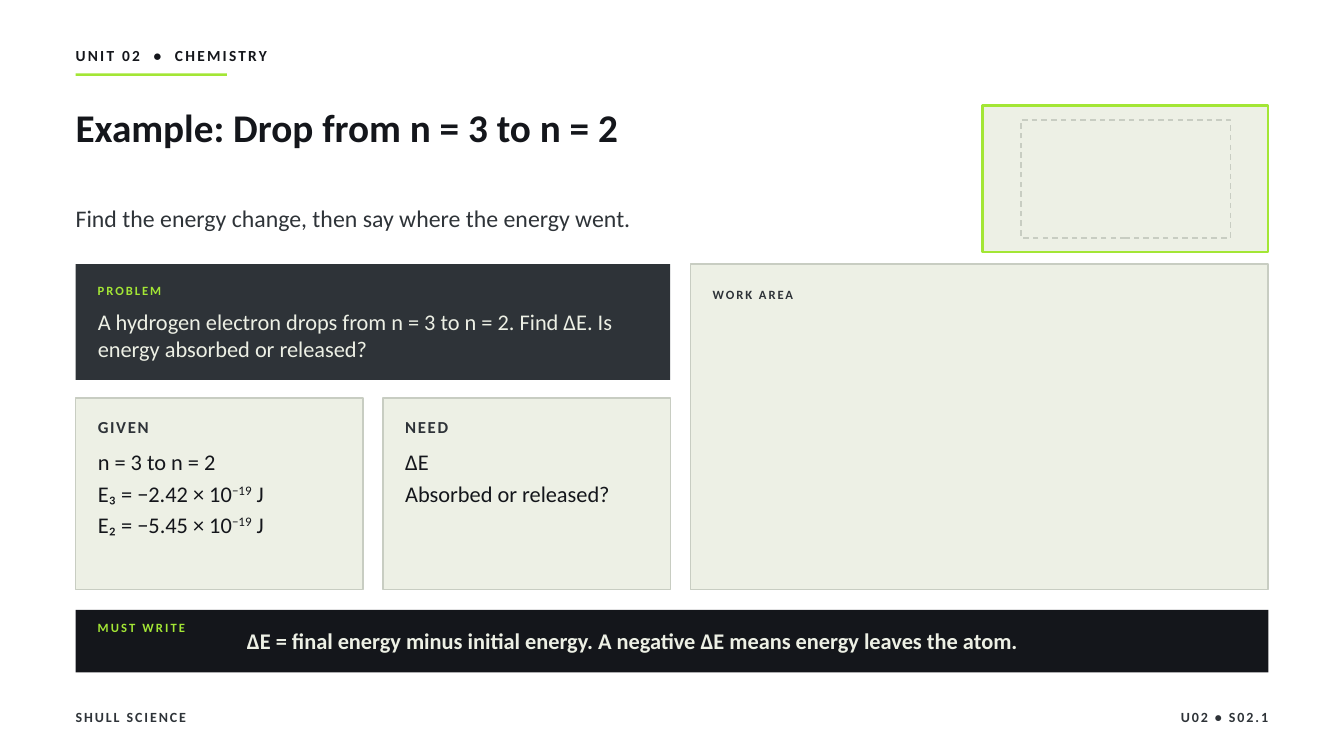
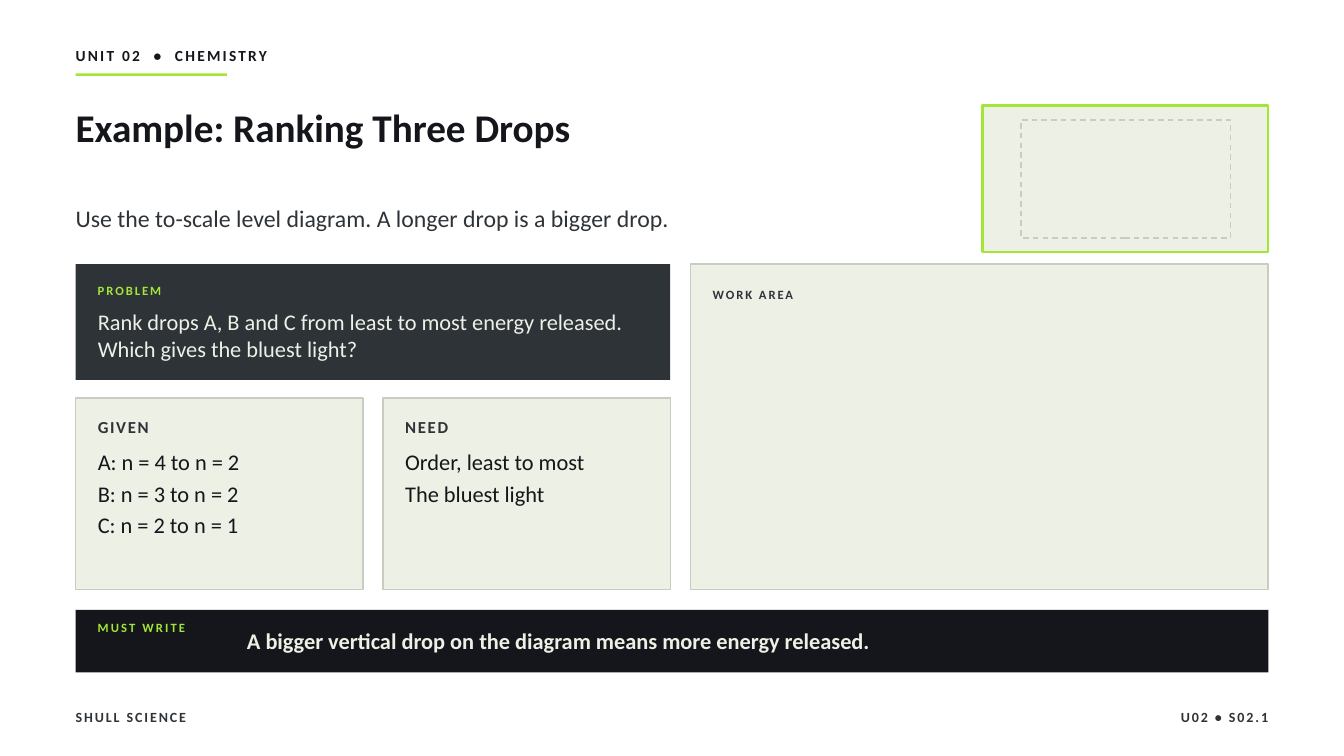
Before and after one commit to Hayabusa015/WorkWork, a slide deck: slide 15 of deliverables/chem-u02/SHULL_CHEM_Slides_U02_S02.1.pptx. Drawn at 1344x756 pixels with LibreOffice and Linux fonts; fonts in the diff are those of the drawing. Boxes give left, top, right and bottom in pixels: in the first picture for what was removed or moved away, otherwise in the second. Text is boxed around its words. In the diff, an @@ line names an element or a change of style, - is before the commit and + after.

```diff
--- a/deliverables/chem-u02/SHULL_CHEM_Slides_U02_S02.1.pptx
+++ b/deliverables/chem-u02/SHULL_CHEM_Slides_U02_S02.1.pptx
@@ title at box(76, 114, 571, 149): text changed @@
-Example: Drop from n = 3 to n = 2
+Example: Ranking Three Drops
@@ text at box(76, 210, 669, 231): text changed @@
-Find the energy change, then say where the energy went.
+Use the to-scale level diagram. A longer drop is a bigger drop.
@@ text at box(98, 314, 622, 361): text changed @@
-A hydrogen electron drops from n = 3 to n = 2. Find ΔE. Is energy absorbed or released?
+Rank drops A, B and C from least to most energy released. Which gives the bluest light?
@@ text at box(98, 455, 239, 533): text changed @@
-n = 3 to n = 2
-E₃ = −2.42 × 10−19 J
-E₂ = −5.45 × 10−19 J
+A: n = 4 to n = 2
+B: n = 3 to n = 2
+C: n = 2 to n = 1
@@ text at box(405, 454, 585, 506): text changed @@
-ΔE
-Absorbed or released?
+Order, least to most
+The bluest light
@@ text at box(247, 633, 870, 653): text changed @@
-ΔE = final energy minus initial energy. A negative ΔE means energy leaves the atom.
+A bigger vertical drop on the diagram means more energy released.
```
Also in this commit, not shown: 11 other slides changed, 1 slide added, 1 slide removed, 7 other files.
